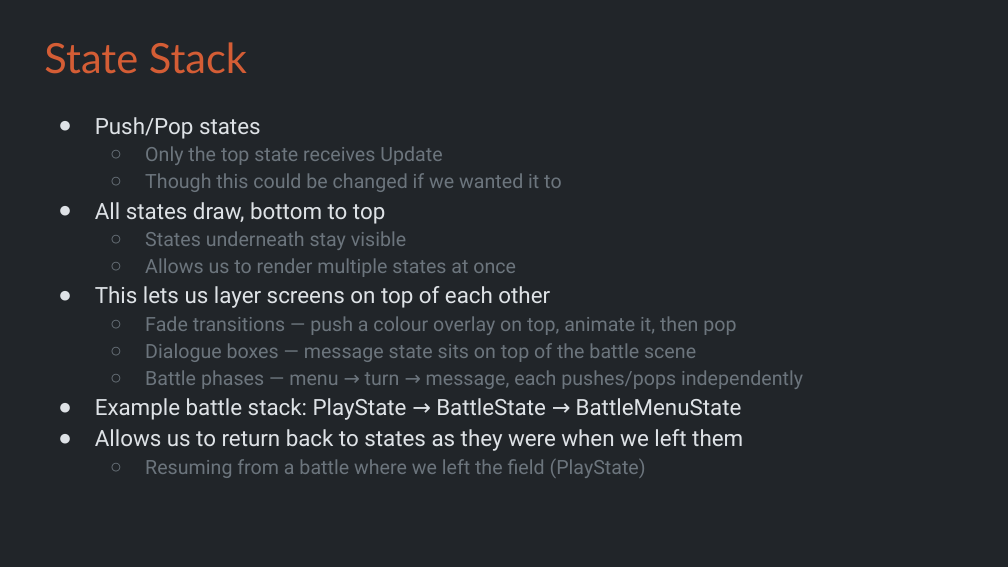
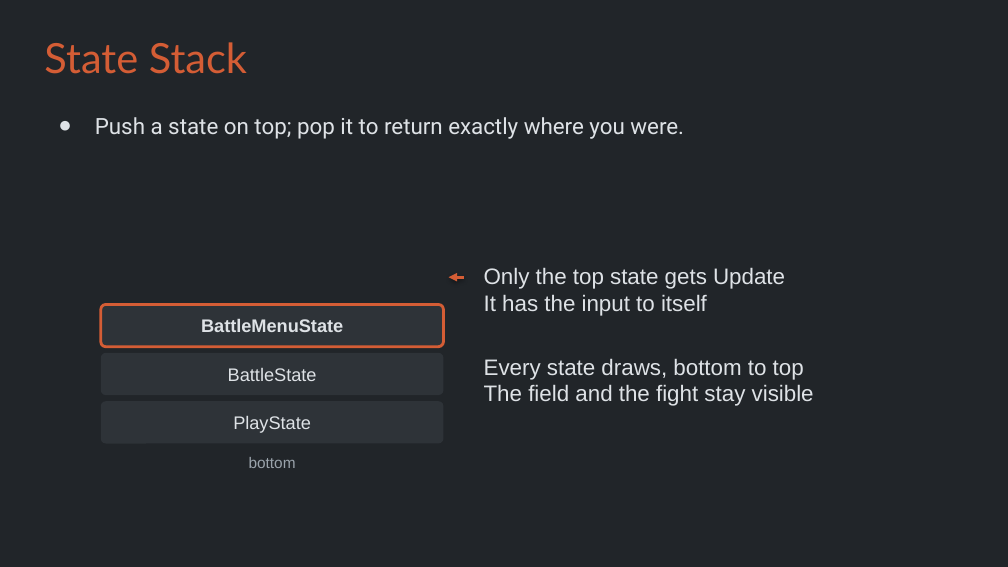
Before and after one commit to Metamate/gar, a slide deck: slide 10 of slides/10 Pokemon.pptx (slide 9 before the commit). Drawn at 1008x567 pixels with LibreOffice and Linux fonts; fonts in the diff are those of the drawing. Boxes give left, top, right and bottom in pixels: in the first picture for what was removed or moved away, otherwise in the second. Text is boxed around its words. In the diff, an @@ line names an element or a change of style, - is before the commit and + after.

```diff
--- a/slides/10 Pokemon.pptx
+++ b/slides/10 Pokemon.pptx
@@ text at (95, 117, 684, 139): text changed; size 14 to 16 pt; text colour #6C757D to #DEE2E6 @@
-● Push/Pop states
-  ○ Only the top state receives Update
-  ○ Though this could be changed if we wanted it to
-● All states draw, bottom to top
-  ○ States underneath stay visible
-  ○ Allows us to render multiple states at once
-● This lets us layer screens on top of each other
-  ○ Fade transitions — push a colour overlay on top, animate it, then pop
-  ○ Dialogue boxes — message state sits on top of the battle scene
-  ○ Battle phases — menu → turn → message, each pushes/pops independently
-● Example battle stack: PlayState → BattleState → BattleMenuState
-● Allows us to return back to states as they were when we left them
-  ○ Resuming from a battle where we left the field (PlayState)
+● Push a state on top; pop it to return exactly where you were.
@@ text added at (484, 267, 785, 316), 16 pt, text #DEE2E6 @@
+Only the top state gets Update
+It has the input to itself
@@ arrow added from (464, 277) to (449, 277), #D45D35 2 pt @@
@@ rounded rectangle added at (101, 304, 444, 347), fill #2E3338, outline #D45D35 2 pt, 13 pt, text #DEE2E6, bold @@
+BattleMenuState
@@ rounded rectangle added at (101, 353, 444, 395), fill #2E3338, 13 pt, text #DEE2E6 @@
+BattleState
@@ text added at (484, 358, 814, 406), 16 pt, text #DEE2E6 @@
+Every state draws, bottom to top
+The field and the fight stay visible
@@ rounded rectangle added at (101, 401, 444, 444), fill #2E3338, 13 pt, text #DEE2E6 @@
+PlayState
@@ text added at (249, 457, 296, 468), 11 pt, text #9AA3AB @@
+bottom
```
Also in this commit, not shown: 6 other slides changed, 8 slides added, 6 slides removed, 1 other file.
